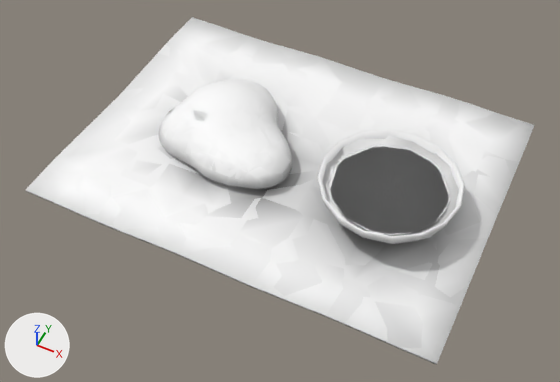
The glTF model public/models/props/m_wo_offering_set.glb, before and after one commit.
The view is the same before and after, from a 50 mm camera at (0.317, -0.665, 0.758) aimed at (0.011, -0.053, -0.007). Arrows for +X, +Y and +Z are at lower left; the lights stay in place. The picture after the commit comes second.

In view in the first picture: 'lod0__grain', 'lod0__linen', 'lod0__pot', 'lod0__wine', 'lod1__grain', 'lod1__linen', 'lod1__pot', 'lod1__wine'.
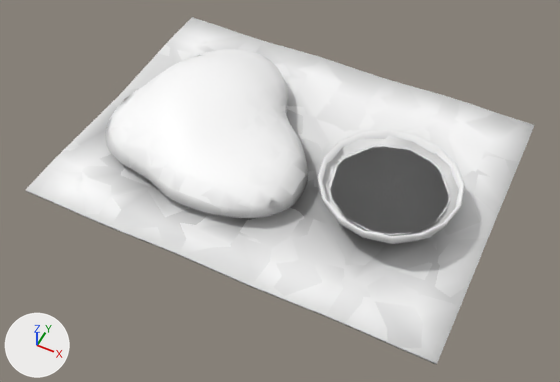
Patch to the scene script:
```diff
--- a/public/models/props/m_wo_offering_set.glb.py
+++ b/public/models/props/m_wo_offering_set.glb.py
@@ me_lod0__linen @@
 me_lod0__linen.from_pydata(...)  # 286 vertices, 568 faces; spans x -0.28..0.28, y -0.21..0.21, z 0.0..0.008
 # used by ob_lod0__linen; location = (0.0, 0.0, 0.0)
+# me_lod0__linen part 1: 69 faces centred in x -0.264..0.156, y -0.196..0.196, z 0.003..0.008 are repainted in the vertex colours; the middle colour goes from white #fdfdfd to white #f2f2f2
+# me_lod0__linen part 2: 33 faces centred in x -0.264..0.171, y -0.154..0.14, z 0.003..0.008 are repainted in the vertex colours; the middle colour goes from white #f8f8f8 to light grey #d6d6d6
+# me_lod0__linen part 3: 31 faces centred in x -0.171..0.171, y -0.112..0.056, z 0.005..0.008 are repainted in the vertex colours; the middle colour goes from light grey #d8d8d8 to grey #9d9d9d
+# me_lod0__linen part 4: 21 faces centred in x -0.218..0.031, y -0.112..0.112, z 0.004..0.008 are repainted in the vertex colours; the middle colour goes from white #f3f3f3 to grey #9c9c9c
+# me_lod0__linen part 5: 23 faces centred in x -0.109..0.171, y -0.098..0.028, z 0.003..0.007 are repainted in the vertex colours; the middle colour goes from grey #a8a8a8 to dark grey #6e6e6e
 me_lod0__linen.materials.append(mat_defaultmaterial)
@@ me_lod0__grain @@
 # used by ob_lod0__grain; location = (0.0, 0.0, 0.0)
-me_lod0__grain.from_pydata(...)  # 696 vertices, 1388 faces; spans x -0.182..0.019, y -0.093..0.093, z 0.0..0.068
+me_lod0__grain.from_pydata(...)  # 696 vertices, 1388 faces; spans x -0.25..0.05, y -0.15..0.15, z 0.0..0.08
+# me_lod0__grain part 6: the whole mesh is scaled about its middle by (1.49, 1.61, 1.18), then moved by (-0.018, 0.0, 0.006)
 me_lod0__grain.materials.append(mat_defaultmaterial_001)
@@ me_lod1__linen @@
 me_lod1__linen.from_pydata(...)  # 115 vertices, 226 faces; spans x -0.28..0.28, y -0.21..0.21, z -0.001..0.009
 # used by ob_lod1__linen; location = (0.0, 0.0, 0.0)
+# me_lod1__linen part 7: 30 faces centred in x -0.267..0.119, y -0.189..0.19, z 0.004..0.008 are repainted in the vertex colours; the middle colour goes from white #fdfdfd to white #f0f0f0
+# me_lod1__linen part 8: 16 faces centred in x -0.265..0.094, y -0.19..0.169, z 0.003..0.007 are repainted in the vertex colours; the middle colour goes from white #f8f8f8 to light grey #d8d8d8
+# me_lod1__linen part 9: 19 faces centred in x -0.186..0.163, y -0.121..0.057, z 0.004..0.007 are repainted in the vertex colours; the middle colour goes from light grey #d5d5d5 to light grey #c2c2c2
+# me_lod1__linen part 10: 9 faces centred in x -0.21..-0.088, y -0.122..0.024, z 0.006..0.007 are repainted in the vertex colours; the middle colour goes from white #eeeeee to grey #ababab
 me_lod1__linen.materials.append(mat_defaultmaterial_004)
@@ me_lod1__grain @@
 # used by ob_lod1__grain; location = (0.0, 0.0, 0.0)
-me_lod1__grain.from_pydata(...)  # 279 vertices, 554 faces; spans x -0.182..0.019, y -0.094..0.093, z 0.0..0.068
+me_lod1__grain.from_pydata(...)  # 279 vertices, 554 faces; spans x -0.25..0.05, y -0.15..0.15, z 0.0..0.08
+# me_lod1__grain part 11: 279 vertices removed from x -0.182..0.019, y -0.094..0.093, z 0.0..0.068; 279 vertices added at x -0.25..0.05, y -0.15..0.15, z 0.0..0.08
 me_lod1__grain.materials.append(mat_defaultmaterial_005)
```

Where the change shows, as pixel boxes [x1, y1, x2, y2] in the pictures (560 x 382 px):
'lod0__grain', moved, rescaled (51% wider, 53% taller): before [159, 79, 292, 189]; after [106, 49, 308, 218]
'lod1__grain', reshaped (53% wider, 53% taller): before [160, 79, 292, 189]; after [106, 49, 308, 218]
part 1 of me_lod0__linen, edited (looks the same): [46, 25, 420, 313] in both
part 2 of me_lod0__linen, recoloured: [69, 55, 326, 244] in both
part 3 of me_lod0__linen, recoloured: before [153, 109, 335, 238]; after [247, 109, 335, 238]
part 4 of me_lod0__linen, recoloured: before [102, 73, 280, 220]; after [102, 154, 256, 220]
part 5 of me_lod0__linen, edited (looks the same): [309, 186, 385, 259] in both
part 7 of me_lod1__linen, edited (looks the same): [26, 17, 438, 287] in both
part 8 of me_lod1__linen, recoloured: before [69, 53, 329, 252]; after [69, 76, 329, 252]
part 9 of me_lod1__linen, recoloured: before [180, 88, 335, 243]; after [201, 144, 335, 243]
part 10 of me_lod1__linen, recoloured: before [134, 86, 204, 217]; after [147, 179, 202, 217]
